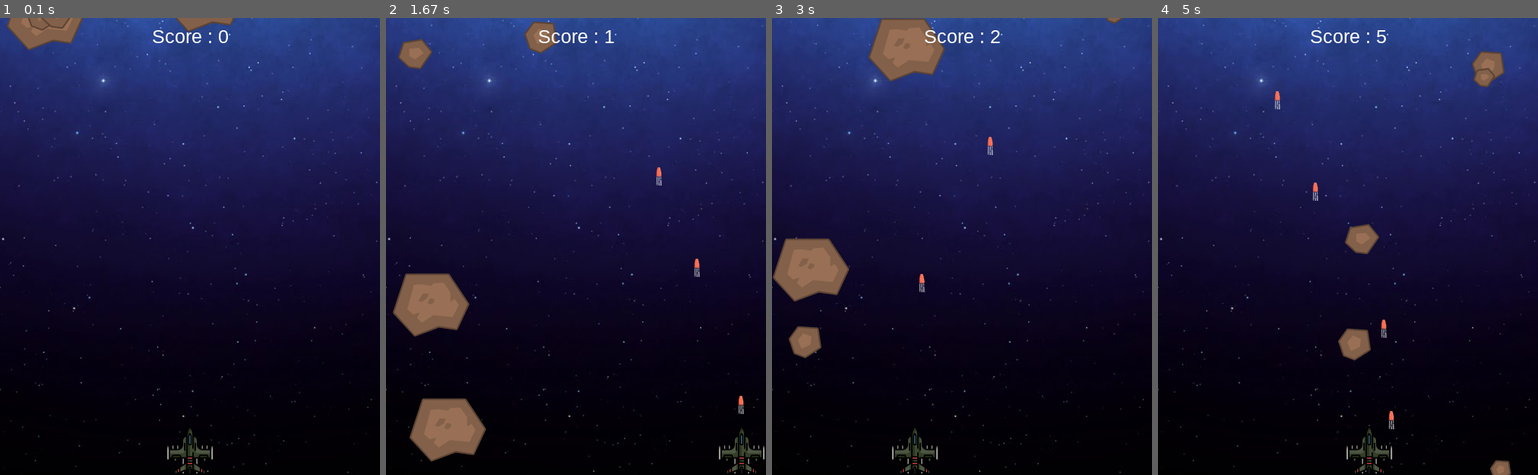
Above: before the commit, frames 1-4 (left to right).
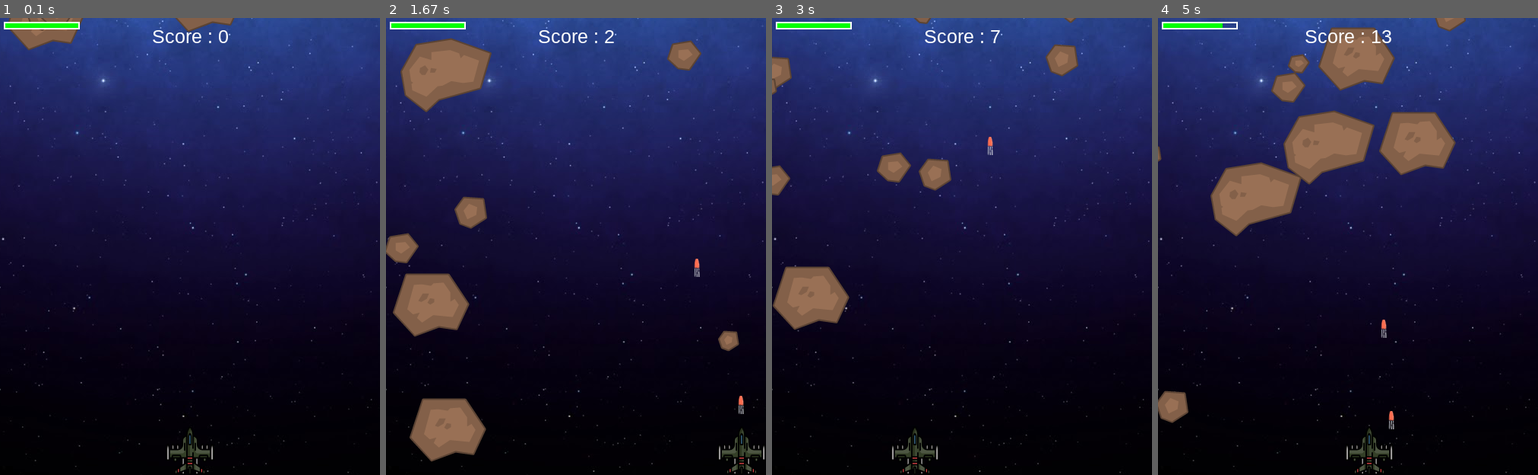
Above: after the commit, the same moments.

Repository: mytran1998/pygame
Game: pygame game, started from _my/game.py
The game is run twice, just before and just after one commit, with the same random seed, the same clock (stepped at 60 frames per second) and the same inputs.
Inputs:
- Up to frame 1 (0.1 s): no input
- Up to frame 2 (1.67 s): tap Space at 0.33, 0.73, 1.03, 1.23, 1.53 s; hold Right 0.67-1.13 s; hold Right 1.17-1.63 s
- Up to frame 3 (3 s): hold Left 1.67-2.2 s; tap Space at 1.73, 2.03, 2.3, 2.6 s; hold Left 2.23-2.63 s
- Up to frame 4 (5 s): hold Left 3.33-3.8 s; tap Space at 3.4, 3.7, 3.9, 4.2, 4.4, 4.7, 4.9 s; hold Right 3.83-4.3 s; hold Right 4.33-4.8 s; hold Left from 4.83 s (still down)

The runs differ from the first frame. In frame 1, 0.3% of the frame differs, in the area x 1-21%, y 0-3%; in frame 2, 4.9%; in frame 3, 7.3%; in frame 4, 13%, in the area x 0-93%, y 0-100%.

Commit message:
Cap nhat nhac va mang

Diff:
--- a/_my/game.py
+++ b/_my/game.py
@@ -1,22 +1,36 @@
 import sys
-import pygame
+import pygame, os
+from os import path
 from ship import Ship
 from bullet import Bullet
 from alien import Alien
 from pygame.sprite import Sprite
 import game_event
 import random
+from pygame.locals import *
 
 WIDTH = 500
 HEIGHT = 600
 FPS = 60
 BACKGROUND_COLOR = (230, 230, 230)
 clock = pygame.time.Clock()
+# Set vị trí bắt đầu
+pos_x = 1360 / 2 - WIDTH / 2
+pos_y = 760 - HEIGHT
+os.environ['SDL_VIDEO_WINDOW_POS'] = '%i,%i' % (pos_x,pos_y)
+os.environ['SDL_VIDEO_CENTERED'] = '0'
+#Nhạc nền
+music_dir = path.join(path.dirname(__file__), 'music')
+pygame.mixer.init()
+pygame.mixer.music.load(path.join(music_dir, 'a song.ogg'))
+pygame.mixer.music.play(loops=-1)
 
 class Game:
     """ Overall class to manage game assets and behavior."""
     def __init__(self):
         pygame.init()
+        pygame.mixer.init()
+        pygame.display.set_caption(u'Ban May Bay')
         self.screen = pygame.display.set_mode((WIDTH, HEIGHT))
         self.image = pygame.image.load('images/background.png')
         self.rect = self.image.get_rect()
@@ -31,7 +45,7 @@
     def run_game(self):
         """ Main loop for the game."""
         # Tạo 5 alien
-        game_event.create_alien(self.screen, self.aliens, 5)
+        game_event.create_alien(self.screen, self.aliens, 10)
         while True:
             clock.tick(FPS)
             self.check_event()
@@ -48,9 +62,10 @@
             game_event.check_coll_bullet_alien(self, self.aliens, self.bullets, self.screen)
 
             # Kiem tra neu Alien va cham ship
-            check = game_event.check_coll_alien_ship( self.ship, self.aliens)
+            check = game_event.check_coll_alien_ship( self.ship, self.aliens, self.screen)
             if check:
                 game_event.draw_game_over(self.screen)
+                pygame.mixer.music.stop()
                 stop = True
                 while stop:
                     clock.tick(FPS)
@@ -59,6 +74,8 @@
                             sys.exit()
                         elif event.type == pygame.KEYDOWN:
                             self.score = 0
+                            self.ship.shield = 100
+                            pygame.mixer.music.play()
                             game_event.create_alien(self.screen, self.aliens, 1)
                             stop = False
 
@@ -87,6 +104,8 @@
         game_event.draw_aline(self.aliens)
         # Hien thi diem
         game_event.draw_score(self.screen, 'Score : {}'.format(str(self.score)), 25, WIDTH/2, 10)
+        #Hien thi % mau
+        game_event.draw_shield(5, 5, self.screen, self.ship.shield)
         # Make the most recently drawn screen visible.
         pygame.display.flip()
 
--- a/_my/game_event.py
+++ b/_my/game_event.py
@@ -4,10 +4,26 @@
 from alien import Alien
 from game import Game
 import random
+from os import path
+import sys
+from pygame.locals import *
+
 
 BLACK = (0, 0, 0)
 WHITE = (255,255,255)
+GREEN = (0,255,0)
+RED = (255,0,0)
+
+music_dir = path.join(path.dirname(__file__), 'music')
 font_name = pygame.font.match_font('arial')
+#Music
+pygame.mixer.init()
+pygame.mixer.music.set_volume(0.5)
+shoot_sound = pygame.mixer.Sound(path.join(music_dir, 'pew.wav'))
+coll_sound = []
+for s in ['expl1.wav', 'expl2.wav']:
+	coll_sound.append(pygame.mixer.Sound(path.join(music_dir, s)))
+
 
 def event_keydown(event, game ,ship, screen, bullets):
     if event.key == pygame.K_RIGHT:
@@ -34,6 +50,7 @@
     elif game.score > 60:
         bullet = Bullet(screen, ship, 2)
     bullets.add(bullet)
+    shoot_sound.play()
 
 def update_and_delete_bullet(game, bullets):
 	bullets.update(game)
@@ -65,13 +82,21 @@
 		game.score += 1
 		# Mỗi lần bắn trúng thì tạo thêm 1 alien
 		create_alien(screen, aliens, 1)
+		# Nhạc
+		random.choice(coll_sound).play()
 
 # Kiểm tra va chạm giữa alien và ship
-def check_coll_alien_ship(ship, aliens):
+def check_coll_alien_ship(ship, aliens, screen):
 	colls = pygame.sprite.spritecollide(ship, aliens, True)
-	if colls:
-		return True
-	return False
+	for coll in colls:
+		ship.shield -= 20
+		create_alien(screen, aliens, 1)
+		print(ship.shield)
+		if ship.shield <= 0:
+			return True
+		else:
+			return False
+
 
 # Phần hiển thị điểm
 def draw_score(screen, text, size, x, y):
@@ -86,3 +111,16 @@
 	draw_score(screen, "Ban da thua!", 25, screen.get_width() / 2, screen.get_height() / 2)
 	draw_score(screen, "Nhan phim bat ki de choi lai ...", 25, screen.get_width()/2, screen.get_height()/2 + 40)
 	pygame.display.flip()
+
+# Hiển thị % mạng
+def draw_shield(x, y, screen ,shield):
+	if shield < 0:
+		shield = 0
+	fill = (shield / 100) * 100
+	outline_rect = pygame.Rect(x, y, 100, 10)
+	fill_rect = pygame.Rect(x, y, fill, 10)
+	if shield > 40:
+		pygame.draw.rect(screen, GREEN, fill_rect)
+	else:
+		pygame.draw.rect(screen, RED, fill_rect)
+	pygame.draw.rect(screen, WHITE, outline_rect, 2)
--- a/_my/ship.py
+++ b/_my/ship.py
@@ -18,6 +18,8 @@
         self.moving_right = False
         self.moving_left = False
 
+        self.shield = 100
+
     def blitme(self):
         """ Draw the ship at its current location """
         self.screen.blit(self.image, self.rect)
Not shown, added: _my/music/a song.ogg
Not shown, added: _my/music/expl1.wav
Not shown, added: _my/music/expl2.wav
Not shown, added: _my/music/pew.wav
Not shown, added: _my/music/pow1.wav
Not shown, added: _my/music/pow2.wav
